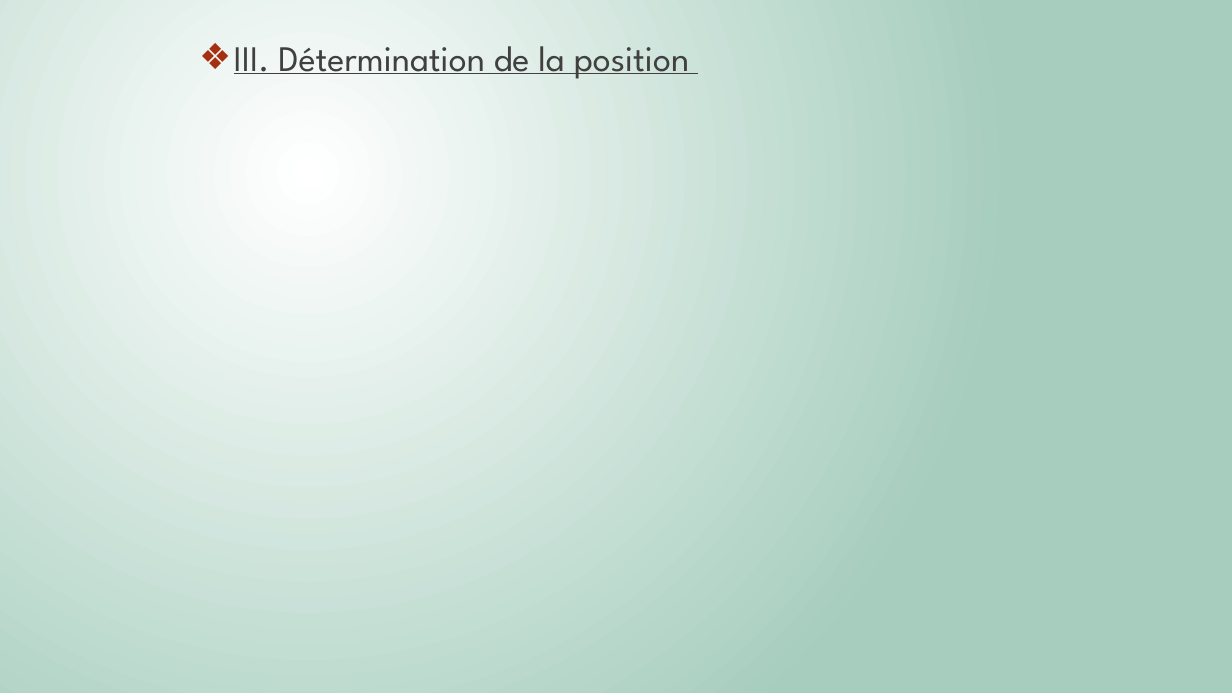
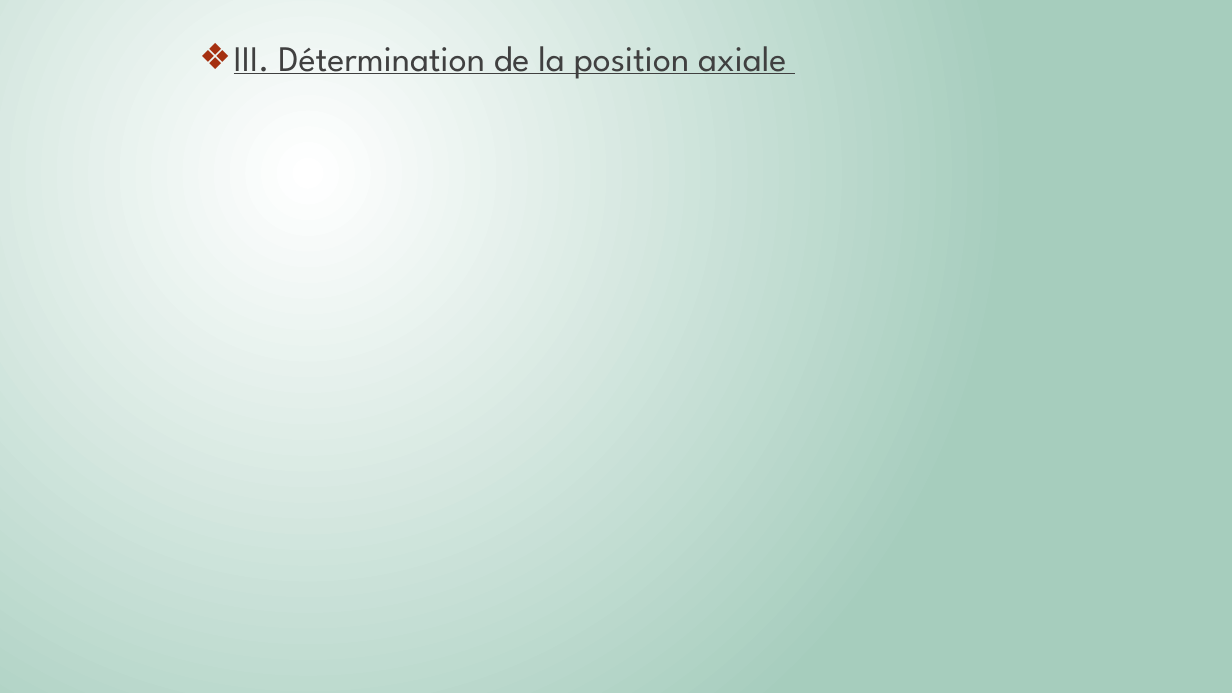
Before and after one commit to Killian-Herveau/PIMS, a slide deck: slide 14 of Pres_Avril/PresentationPIMSAvril.pptx (slide 13 before the commit). Drawn at 1232x693 pixels with LibreOffice and Linux fonts; fonts in the diff are those of the drawing. Boxes give left, top, right and bottom in pixels: in the first picture for what was removed or moved away, otherwise in the second. Text is boxed around its words. In the diff, an @@ line names an element or a change of style, - is before the commit and + after.

```diff
--- a/Pres_Avril/PresentationPIMSAvril.pptx
+++ b/Pres_Avril/PresentationPIMSAvril.pptx
@@ text at (234,46,787,79): text changed @@
-❖ III. Détermination de la position
+❖ III. Détermination de la position axiale
```
Also in this commit, not shown: 8 other slides changed, 2 slides added, 1 slide removed, 1 other file.
